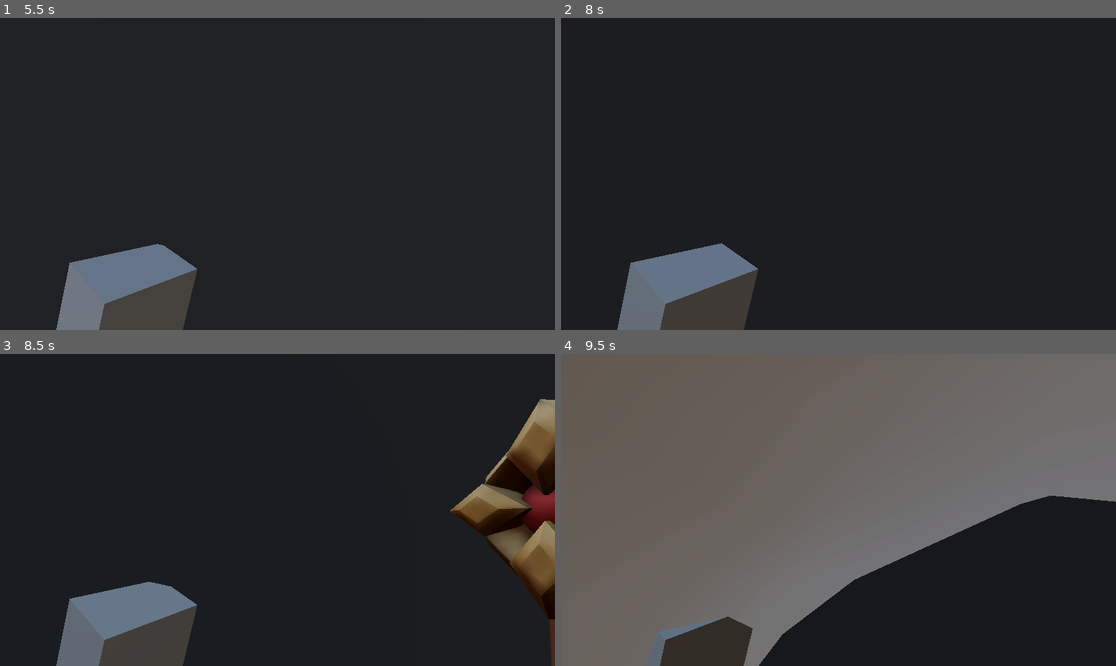
Above: before the commit, frames 1-4 (two rows, left to right).
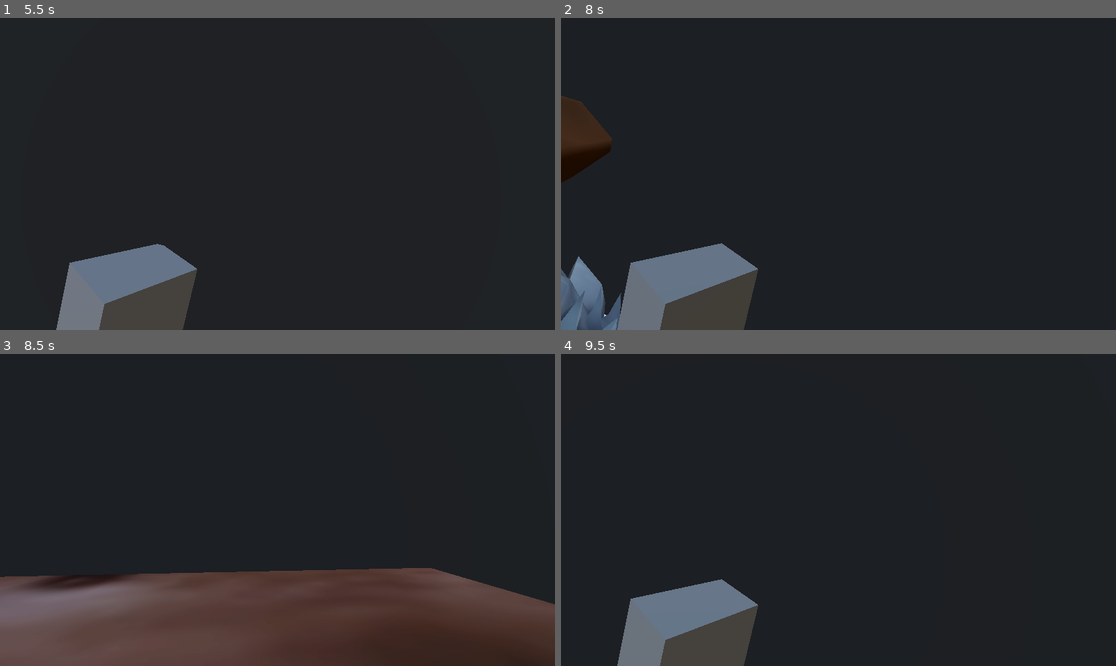
Above: after the commit, the same moments.

Repository: fantasticyeyplustiger/fantastic-boss-fight
Game: Godot game, scene res://Level/Level.tscn
The game is run twice, just before and just after one commit, with the same random seed, the same clock (stepped at 60 frames per second) and the same inputs.
Inputs (mouse positions are in pixels of both pictures, inside the frame that each line leads up to):
- Up to frame 1 (5.5 s): tap Enter at 0.5, 4.25 s; move the mouse to (305, 174) at 0.52 s; hold Space (jump) 0.53-1.28 s; hold W (up) from 0.53 s (still down); tap F (parry) at 0.6, 1.55, 2.85, 3.6, 4.55 s; move the mouse to (249, 174) at 1.27 s; tap Space (jump) at 1.35, 1.52, 1.82, 2.3, 3.02, 3.32, 3.5, 4.35, 4.52, 4.82, 5.3 s; move the mouse to (288, 167) at 2.02 s; hold Shift (dash) 2.03-2.78 s; move the mouse to (271, 180) at 2.77 s; move the mouse to (316, 177) at 3.52 s; hold Space (jump) 3.53-4.28 s; move the mouse to (233, 170) at 4.27 s; move the mouse to (283, 174) at 5.02 s; hold Shift (dash) from 5.03 s (still down)
- Up to frame 2 (8 s): tap Space (jump) at 5.75, 6.02, 6.32, 7.35, 7.52, 7.82 s; move the mouse to (816, 167) at 5.77 s; release W (up) at 5.78 s; release Shift (dash) at 5.78 s; hold D (right) 5.78-6.53 s; tap F (parry) at 5.85, 6.6, 7.55 s; tap Enter at 6.5 s; move the mouse to (866, 174) at 6.52 s; hold Space (jump) 6.53-7.28 s; hold W (up) from 6.53 s (still down); move the mouse to (810, 174) at 7.27 s
- Up to frame 3 (8.5 s): keep holding W (up); move the mouse to (288, 503) at 8.02 s; hold Shift (dash) from 8.03 s (still down); tap Space (jump) at 8.3 s
- Up to frame 4 (9.5 s): move the mouse to (832, 516) at 8.77 s; release W (up) at 8.78 s; release Shift (dash) at 8.78 s; hold A (left) from 8.78 s (still down); tap F (parry) at 8.85 s; tap Space (jump) at 9.02, 9.32 s

Frame 1 is identical in both runs. In frame 2, 3.2% of the frame differs, in the area x 0-11%, y 24-100%; in frame 3, 34%; in frame 4, 74%, in the area x 0-100%, y 0-100%.

Commit message:
more shockwaves

Diff:
--- a/fantastic-boss-fight/Boss/Boss.gd
+++ b/fantastic-boss-fight/Boss/Boss.gd
@@ -85,13 +85,16 @@
 	$Animations.play("air_charge")
 
 	await get_tree().create_timer(0.3).timeout
+	# ATTACK will now hit PLAYER
 	$AirChargePath/Hitbox.set_deferred("disabled", false)
 	$Animations.play("RESET")
 
 	await get_tree().create_timer(0.05).timeout
+	# ATTACK will no longer hit PLAYER
 	$AirChargePath/Hitbox.set_deferred("disabled", true)
 
 	global_position = target_position
+	SpawnObject.air_shockwave(target_position, global_rotation - Vector3(90.0, 0.0, 0.0))
 
 	walk_cooldown.start(0.2)
 	attack_cd_timer.start(0.25)
@@ -115,6 +118,7 @@
 	charge_hitbox.position = hitbox_pos
 
 	if is_on_floor():
+		# LANDING should be bigger due to jumping down
 		charge_visible_hitbox.mesh.size = size - Vector3(0.0, 16.0, 0.0)
 		$ChargeLanding/VisibleLandingHitbox.mesh.top_radius = 35.0
 		$ChargeLanding/VisibleLandingHitbox.mesh.bottom_radius = 35.0
@@ -132,6 +136,7 @@
 
 	$Animations.play("charge")
 	await get_tree().create_timer(0.6).timeout
+	# ATTACK can now hit the PLAYER
 	charge_hitbox.set_deferred("disabled", false)
 	$ChargeLanding/LandingHitbox.set_deferred("disabled", false)
 
@@ -139,7 +144,7 @@
 	$Animations.play("RESET")
 
 	await get_tree().create_timer(0.05).timeout
-
+	# ATTACK can no longer hit the PLAYER
 	global_position = Vector3(target_position.x, Y_VALUE_FOR_FLOOR, target_position.z)
 	charge_hitbox.set_deferred("disabled", true)
 	$ChargeLanding/LandingHitbox.set_deferred("disabled", true)
--- a/fantastic-boss-fight/Boss/Boss.tscn
+++ b/fantastic-boss-fight/Boss/Boss.tscn
@@ -550,7 +550,6 @@
 
 [node name="Hitbox" type="CollisionShape3D" parent="AirChargePath"]
 transform = Transform3D(1, 0, 0, 0, -4.37114e-08, 1, 0, -1, -4.37114e-08, 0, 0, -16)
-visible = false
 shape = SubResource("CylinderShape3D_b0eo8")
 disabled = true
 
--- a/fantastic-boss-fight/Level/SpawnObject.gd
+++ b/fantastic-boss-fight/Level/SpawnObject.gd
@@ -1,6 +1,7 @@
 extends Node3D
 
 @onready var ground_shockwave_mesh = preload("res://Level/SpawnedObjects/GroundShockwave.tscn")
+@onready var air_shockwave_mesh = preload("res://Level/SpawnedObjects/AirShockwave.tscn")
 @onready var right_arm_mesh = preload("res://Level/SpawnedObjects/RightArm.tscn")
 
 func ground_shockwave(target_position : Vector3) -> void:
@@ -9,6 +10,13 @@
 	new_shockwave.visible = true
 	add_child(new_shockwave)
 
+func air_shockwave(target_position : Vector3, angle : Vector3) -> void:
+	var new_shockwave : MeshInstance3D = air_shockwave_mesh.instantiate()
+	new_shockwave.position = target_position
+	new_shockwave.rotation = angle
+	new_shockwave.visible = true
+	add_child(new_shockwave)
+
 func right_arm(arm_position : Vector3) -> void:
 	var new_arm : CharacterBody3D = right_arm_mesh.instantiate()
 	new_arm.position = arm_position
--- /dev/null
+++ b/fantastic-boss-fight/Level/SpawnedObjects/AirShockwave.tscn
@@ -0,0 +1,108 @@
+[gd_scene load_steps=7 format=3 uid="uid://dhio6ur3mq3ol"]
+
+[ext_resource type="Script" uid="uid://dt4fgiwlsna0x" path="res://Level/SpawnedObjects/Shockwave.gd" id="1_xlq6t"]
+
+[sub_resource type="TorusMesh" id="TorusMesh_bj5n8"]
+inner_radius = 0.6
+rings = 32
+ring_segments = 16
+
+[sub_resource type="StandardMaterial3D" id="StandardMaterial3D_xlq6t"]
+
+[sub_resource type="Animation" id="Animation_e5xt6"]
+resource_name = "shockwave"
+tracks/0/type = "value"
+tracks/0/imported = false
+tracks/0/enabled = true
+tracks/0/path = NodePath(".:transparency")
+tracks/0/interp = 1
+tracks/0/loop_wrap = true
+tracks/0/keys = {
+"times": PackedFloat32Array(0, 1),
+"transitions": PackedFloat32Array(0.420448, 1),
+"update": 0,
+"values": [0.0, 1.0]
+}
+tracks/1/type = "value"
+tracks/1/imported = false
+tracks/1/enabled = true
+tracks/1/path = NodePath(".:scale")
+tracks/1/interp = 1
+tracks/1/loop_wrap = true
+tracks/1/keys = {
+"times": PackedFloat32Array(0, 1),
+"transitions": PackedFloat32Array(0.366022, 1),
+"update": 0,
+"values": [Vector3(1, 1, 1), Vector3(20, 2, 20)]
+}
+tracks/2/type = "value"
+tracks/2/imported = false
+tracks/2/enabled = true
+tracks/2/path = NodePath(".:mesh:inner_radius")
+tracks/2/interp = 1
+tracks/2/loop_wrap = true
+tracks/2/keys = {
+"times": PackedFloat32Array(0, 1),
+"transitions": PackedFloat32Array(0.366022, 1),
+"update": 0,
+"values": [0.6, 0.85]
+}
+
+[sub_resource type="Animation" id="Animation_xlq6t"]
+length = 0.001
+tracks/0/type = "value"
+tracks/0/imported = false
+tracks/0/enabled = true
+tracks/0/path = NodePath(".:transparency")
+tracks/0/interp = 1
+tracks/0/loop_wrap = true
+tracks/0/keys = {
+"times": PackedFloat32Array(0),
+"transitions": PackedFloat32Array(1),
+"update": 0,
+"values": [0.0]
+}
+tracks/1/type = "value"
+tracks/1/imported = false
+tracks/1/enabled = true
+tracks/1/path = NodePath(".:scale")
+tracks/1/interp = 1
+tracks/1/loop_wrap = true
+tracks/1/keys = {
+"times": PackedFloat32Array(0),
+"transitions": PackedFloat32Array(1),
+"update": 0,
+"values": [Vector3(1, 1, 1)]
+}
+tracks/2/type = "value"
+tracks/2/imported = false
+tracks/2/enabled = true
+tracks/2/path = NodePath(".:mesh:inner_radius")
+tracks/2/interp = 1
+tracks/2/loop_wrap = true
+tracks/2/keys = {
+"times": PackedFloat32Array(0),
+"transitions": PackedFloat32Array(1),
+"update": 0,
+"values": [0.6]
+}
+
+[sub_resource type="AnimationLibrary" id="AnimationLibrary_q2kbe"]
+_data = {
+&"RESET": SubResource("Animation_xlq6t"),
+&"shockwave": SubResource("Animation_e5xt6")
+}
+
+[node name="AirShockwave" type="MeshInstance3D"]
+cast_shadow = 0
+mesh = SubResource("TorusMesh_bj5n8")
+surface_material_override/0 = SubResource("StandardMaterial3D_xlq6t")
+script = ExtResource("1_xlq6t")
+
+[node name="Animation" type="AnimationPlayer" parent="."]
+libraries = {
+&"": SubResource("AnimationLibrary_q2kbe")
+}
+speed_scale = 2.5
+
+[connection signal="animation_finished" from="Animation" to="." method="destroy_self"]
--- a/fantastic-boss-fight/Level/SpawnedObjects/GroundShockwave.tscn
+++ b/fantastic-boss-fight/Level/SpawnedObjects/GroundShockwave.tscn
@@ -75,7 +75,7 @@
 tracks/1/loop_wrap = true
 tracks/1/keys = {
 "times": PackedFloat32Array(0, 1),
-"transitions": PackedFloat32Array(2.82843, 1),
+"transitions": PackedFloat32Array(0.57435, 1),
 "update": 0,
 "values": [0.0, 1.0]
 }
@@ -89,7 +89,7 @@
 "times": PackedFloat32Array(0, 1),
 "transitions": PackedFloat32Array(0.392292, 1),
 "update": 0,
-"values": [Vector3(3.5, 3.5, 3.5), Vector3(6.5, 9, 6.5)]
+"values": [Vector3(1, 1, 1), Vector3(6.5, 9, 6.5)]
 }
 
 [sub_resource type="AnimationLibrary" id="AnimationLibrary_vqysv"]
@@ -101,6 +101,7 @@
 [node name="Shockwave" type="MeshInstance3D"]
 transform = Transform3D(5, 0, 0, 0, 5, 0, 0, 0, 5, 0, 0, 0)
 visible = false
+cast_shadow = 0
 mesh = ExtResource("1_jeblo")
 surface_material_override/0 = SubResource("StandardMaterial3D_7rg07")
 surface_material_override/1 = SubResource("StandardMaterial3D_wfnlv")
@@ -108,13 +109,10 @@
 surface_material_override/3 = SubResource("StandardMaterial3D_qukvd")
 script = ExtResource("2_n68n2")
 
-[node name="DestroySelf" type="Timer" parent="."]
-one_shot = true
-autostart = true
-
 [node name="Animation" type="AnimationPlayer" parent="."]
 libraries = {
 &"": SubResource("AnimationLibrary_vqysv")
 }
+speed_scale = 2.5
 
-[connection signal="timeout" from="DestroySelf" to="." method="destroy_self"]
+[connection signal="animation_finished" from="Animation" to="." method="destroy_self"]
--- a/fantastic-boss-fight/Level/SpawnedObjects/RightArm.gd
+++ b/fantastic-boss-fight/Level/SpawnedObjects/RightArm.gd
@@ -3,18 +3,25 @@
 var damage : float = 50.0
 var toward_player : bool = true
 var already_hit : bool = false
+var shockwave_cooldown : bool = false
 
 var target_direction : Vector3
 
 func _physics_process(_delta: float) -> void:
 	if toward_player:
-		velocity = (Global.player_position - global_position) * 4.0
+		velocity = (Global.player_position - global_position) * 5.5
 		velocity.y += 0.8
 		look_at(Global.player_position)
 	else:
 		velocity = target_direction * 50.0
 
+	if not shockwave_cooldown:
+		shockwave_cooldown = true
+		spawn_shockwave()
 	move_and_slide()
+
+func spawn_shockwave() -> void:
+	SpawnObject.air_shockwave(global_position, $RightArmMesh.global_rotation)
 
 func hit(area: Area3D) -> void:
 	$GPUParticles3D.emitting = false
@@ -25,6 +32,7 @@
 	already_hit = true
 
 	if area.get_parent().parrying:
+		spawn_shockwave()
 		toward_player = false
 		target_direction = Global.front_of_player - Global.player_position
 		look_at(target_direction)
--- a/fantastic-boss-fight/Level/SpawnedObjects/RightArm.tscn
+++ b/fantastic-boss-fight/Level/SpawnedObjects/RightArm.tscn
@@ -38,46 +38,6 @@
 
 [sub_resource type="SphereMesh" id="SphereMesh_8qf71"]
 
-[sub_resource type="Animation" id="Animation_8qf71"]
-resource_name = "explosion"
-length = 0.8
-tracks/0/type = "value"
-tracks/0/imported = false
-tracks/0/enabled = true
-tracks/0/path = NodePath("Explosion:mesh:radius")
-tracks/0/interp = 1
-tracks/0/loop_wrap = true
-tracks/0/keys = {
-"times": PackedFloat32Array(0, 0.8),
-"transitions": PackedFloat32Array(0.34151, 1),
-"update": 0,
-"values": [0.2, 1.5]
-}
-tracks/1/type = "value"
-tracks/1/imported = false
-tracks/1/enabled = true
-tracks/1/path = NodePath("Explosion:mesh:height")
-tracks/1/interp = 1
-tracks/1/loop_wrap = true
-tracks/1/keys = {
-"times": PackedFloat32Array(0, 0.8),
-"transitions": PackedFloat32Array(0.341, 1),
-"update": 0,
-"values": [0.4, 3.0]
-}
-tracks/2/type = "value"
-tracks/2/imported = false
-tracks/2/enabled = true
-tracks/2/path = NodePath("Explosion:transparency")
-tracks/2/interp = 1
-tracks/2/loop_wrap = true
-tracks/2/keys = {
-"times": PackedFloat32Array(0, 0.8),
-"transitions": PackedFloat32Array(2.37841, 1),
-"update": 0,
-"values": [0.0, 1.0]
-}
-
 [sub_resource type="Animation" id="Animation_x3ebt"]
 length = 0.001
 tracks/0/type = "value"
@@ -115,6 +75,46 @@
 "transitions": PackedFloat32Array(1),
 "update": 0,
 "values": [0.0]
+}
+
+[sub_resource type="Animation" id="Animation_8qf71"]
+resource_name = "explosion"
+length = 0.8
+tracks/0/type = "value"
+tracks/0/imported = false
+tracks/0/enabled = true
+tracks/0/path = NodePath("Explosion:mesh:radius")
+tracks/0/interp = 1
+tracks/0/loop_wrap = true
+tracks/0/keys = {
+"times": PackedFloat32Array(0, 0.8),
+"transitions": PackedFloat32Array(0.34151, 1),
+"update": 0,
+"values": [0.2, 2.5]
+}
+tracks/1/type = "value"
+tracks/1/imported = false
+tracks/1/enabled = true
+tracks/1/path = NodePath("Explosion:mesh:height")
+tracks/1/interp = 1
+tracks/1/loop_wrap = true
+tracks/1/keys = {
+"times": PackedFloat32Array(0, 0.8),
+"transitions": PackedFloat32Array(0.341, 1),
+"update": 0,
+"values": [0.4, 5.0]
+}
+tracks/2/type = "value"
+tracks/2/imported = false
+tracks/2/enabled = true
+tracks/2/path = NodePath("Explosion:transparency")
+tracks/2/interp = 1
+tracks/2/loop_wrap = true
+tracks/2/keys = {
+"times": PackedFloat32Array(0, 0.8),
+"transitions": PackedFloat32Array(2.37841, 1),
+"update": 0,
+"values": [0.0, 1.0]
 }
 
 [sub_resource type="AnimationLibrary" id="AnimationLibrary_sb5gs"]
@@ -159,7 +159,7 @@
 
 [node name="GPUParticles3D" type="GPUParticles3D" parent="."]
 transform = Transform3D(1, 0, 0, 0, 1, 0, 0, 0, 1, 0, 0, 0.38)
-amount = 64
+amount = 32
 lifetime = 1.5
 process_material = SubResource("ParticleProcessMaterial_c4nw0")
 draw_pass_1 = SubResource("SphereMesh_8qf71")
@@ -168,6 +168,7 @@
 libraries = {
 &"": SubResource("AnimationLibrary_sb5gs")
 }
+speed_scale = 3.0
 
 [connection signal="area_entered" from="Hitbox" to="." method="hit"]
 [connection signal="body_entered" from="Hitbox" to="." method="explode"]
--- a/fantastic-boss-fight/Level/SpawnedObjects/Shockwave.gd
+++ b/fantastic-boss-fight/Level/SpawnedObjects/Shockwave.gd
@@ -3,5 +3,5 @@
 func _ready() -> void:
 	$Animation.play("shockwave")
 
-func destroy_self() -> void:
+func destroy_self(_anim_name : StringName) -> void:
 	queue_free()
--- a/fantastic-boss-fight/Player/Player.tscn
+++ b/fantastic-boss-fight/Player/Player.tscn
@@ -12,6 +12,33 @@
 
 [sub_resource type="CylinderShape3D" id="CylinderShape3D_3qydi"]
 height = 1.8
+
+[sub_resource type="Animation" id="Animation_tok1r"]
+length = 0.001
+tracks/0/type = "value"
+tracks/0/imported = false
+tracks/0/enabled = true
+tracks/0/path = NodePath("Head/Camera3D/MeshInstance3D:position")
+tracks/0/interp = 1
+tracks/0/loop_wrap = true
+tracks/0/keys = {
+"times": PackedFloat32Array(0),
+"transitions": PackedFloat32Array(1),
+"update": 0,
+"values": [Vector3(-0.3, -0.4, -0.4)]
+}
+tracks/1/type = "value"
+tracks/1/imported = false
+tracks/1/enabled = true
+tracks/1/path = NodePath("Head/Camera3D/MeshInstance3D:rotation")
+tracks/1/interp = 1
+tracks/1/loop_wrap = true
+tracks/1/keys = {
+"times": PackedFloat32Array(0),
+"transitions": PackedFloat32Array(1),
+"update": 0,
+"values": [Vector3(0.25268, 1.0384, -0.0692395)]
+}
 
 [sub_resource type="Animation" id="Animation_q3lat"]
 resource_name = "parry"
@@ -41,33 +68,6 @@
 "values": [Vector3(0.25268, 1.0384, -0.0692395), Vector3(-0.127409, 0.647517, -0.745256)]
 }
 
-[sub_resource type="Animation" id="Animation_tok1r"]
-length = 0.001
-tracks/0/type = "value"
-tracks/0/imported = false
-tracks/0/enabled = true
-tracks/0/path = NodePath("Head/Camera3D/MeshInstance3D:position")
-tracks/0/interp = 1
-tracks/0/loop_wrap = true
-tracks/0/keys = {
-"times": PackedFloat32Array(0),
-"transitions": PackedFloat32Array(1),
-"update": 0,
-"values": [Vector3(-0.3, -0.4, -0.4)]
-}
-tracks/1/type = "value"
-tracks/1/imported = false
-tracks/1/enabled = true
-tracks/1/path = NodePath("Head/Camera3D/MeshInstance3D:rotation")
-tracks/1/interp = 1
-tracks/1/loop_wrap = true
-tracks/1/keys = {
-"times": PackedFloat32Array(0),
-"transitions": PackedFloat32Array(1),
-"update": 0,
-"values": [Vector3(0.25268, 1.0384, -0.0692395)]
-}
-
 [sub_resource type="AnimationLibrary" id="AnimationLibrary_ddoul"]
 _data = {
 &"RESET": SubResource("Animation_tok1r"),
@@ -93,7 +93,7 @@
 fov = 70.0
 
 [node name="MeshInstance3D" type="MeshInstance3D" parent="Head/Camera3D"]
-transform = Transform3D(0.491481, 0.25, 0.834234, -0.0669874, 0.965926, -0.25, -0.868308, 0.0669872, 0.491481, -0.3, -0.4, -0.4)
+transform = Transform3D(0.491481, 0.25, 0.834234, -0.0669873, 0.965926, -0.25, -0.868308, 0.0669871, 0.491481, -0.3, -0.4, -0.4)
 mesh = SubResource("BoxMesh_3qydi")
 
 [node name="Area3D" type="Area3D" parent="."]
